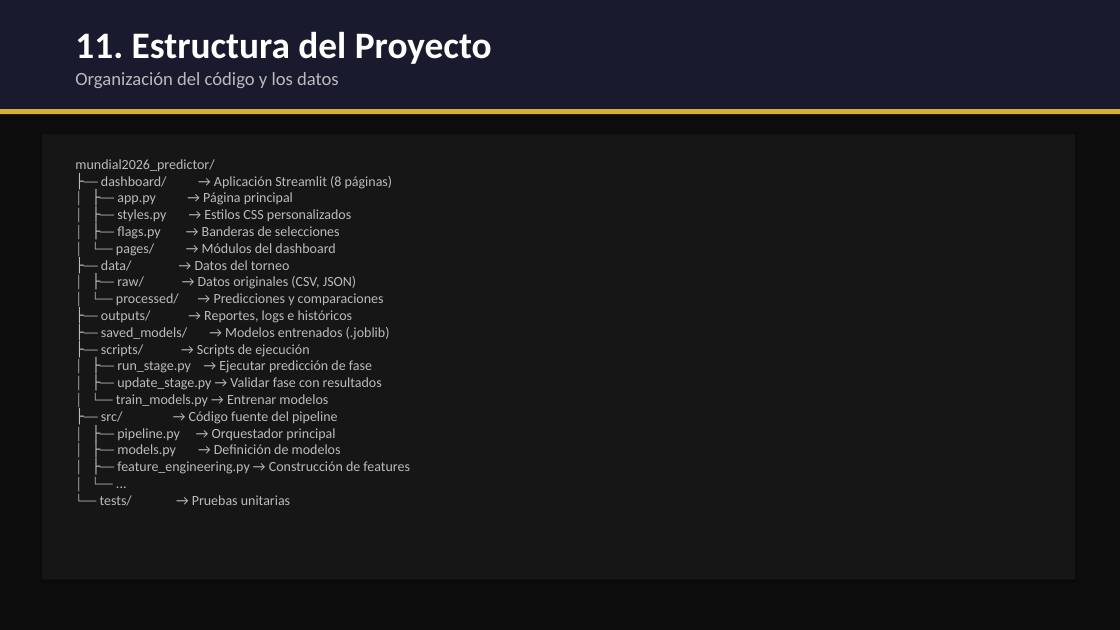
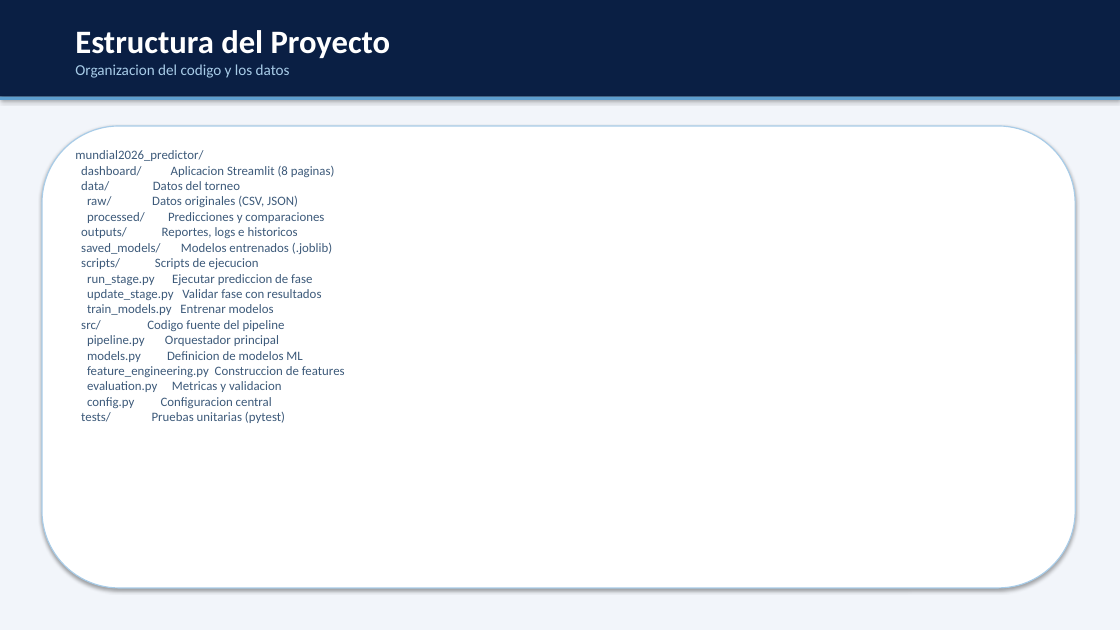
Before and after one commit to fernandoreynarodriguez647-cmd/Mundial_Predictor_regresion-, a slide deck: slide 13 of presentacion/Presentacion_Predictor_Mundial_2026.pptx (slide 14 before the commit). Drawn at 1120x630 pixels with LibreOffice and Linux fonts; fonts in the diff are those of the drawing. Boxes give left, top, right and bottom in pixels: in the first picture for what was removed or moved away, otherwise in the second. Text is boxed around its words. In the diff, an @@ line names an element or a change of style, - is before the commit and + after.

```diff
--- a/presentacion/Presentacion_Predictor_Mundial_2026.pptx
+++ b/presentacion/Presentacion_Predictor_Mundial_2026.pptx
@@ background #0D0D0D to #F2F5FA @@
@@ rectangle: place and size @@
-rectangle at box(0, 0, 1120, 109)
+rectangle at box(0, 0, 1120, 97)
@@ rectangle at box(0, 0, 1120, 97): fill #1A1A2E to #0A1F44 @@
@@ text "Estructura del Proyecto" at box(75, 30, 391, 58): vertical alignment top to middle @@
@@ text "Organizacion del codigo y los ..." at box(75, 64, 290, 78): vertical alignment top to middle @@
@@ text at box(75, 30, 391, 58): text changed; size 32 to 28 pt @@
-11. Estructura del Proyecto
+Estructura del Proyecto
@@ text at box(75, 64, 290, 78): text changed; size 16 to 13 pt; text colour #BBBBBB to #A8CCE8 @@
-Organización del código y los datos
+Organizacion del codigo y los datos
@@ rectangle: place and size @@
-rectangle at box(0, 109, 1120, 114)
+rectangle at box(0, 97, 1120, 100)
@@ rectangle at box(0, 97, 1120, 100): fill #D4AF37 to #5D9ECF @@
@@ rectangle removed at box(42, 134, 1075, 580) @@
@@ rounded rectangle added at box(42, 126, 1075, 588), fill #FFFFFF, outline #A8CCE8 1 pt @@
@@ text at box(75, 150, 345, 423): text changed; size 12 to 11 pt; text colour #BBBBBB to #3D5A7A @@
-mundial2026_predictor/
-├── dashboard/ → Aplicación Streamlit (8 páginas)
-│ ├── app.py → Página principal
-│ ├── styles.py → Estilos CSS personalizados
-│ ├── flags.py → Banderas de selecciones
-│ └── pages/ → Módulos del dashboard
-├── data/ → Datos del torneo
-│ ├── raw/ → Datos originales (CSV, JSON)
-│ └── processed/ → Predicciones y comparaciones
-├── outputs/ → Reportes, logs e históricos
-├── saved_models/ → Modelos entrenados (.joblib)
-├── scripts/ → Scripts de ejecución
-│ ├── run_stage.py → Ejecutar predicción de fase
-│ ├── update_stage.py → Validar fase con resultados
-│ └── train_models.py → Entrenar modelos
-├── src/ → Código fuente del pipeline
-│ ├── pipeline.py → Orquestador principal
-│ ├── models.py → Definición de modelos
-│ ├── feature_engineering.py → Construcción de features
-│ └── ...
-└── tests/ → Pruebas unitarias
+mundial2026_predictor/
+dashboard/ Aplicacion Streamlit (8 paginas)
+data/ Datos del torneo
+raw/ Datos originales (CSV, JSON)
+processed/ Predicciones y comparaciones
+outputs/ Reportes, logs e historicos
+saved_models/ Modelos entrenados (.joblib)
+scripts/ Scripts de ejecucion
+run_stage.py Ejecutar prediccion de fase
+update_stage.py Validar fase con resultados
+train_models.py Entrenar modelos
+src/ Codigo fuente del pipeline
+pipeline.py Orquestador principal
+models.py Definicion de modelos ML
+feature_engineering.py Construccion de features
+evaluation.py Metricas y validacion
+config.py Configuracion central
+tests/ Pruebas unitarias (pytest)
```
Also in this commit, not shown: 12 other slides changed, 3 slides added, 4 slides removed, 1 other file.
